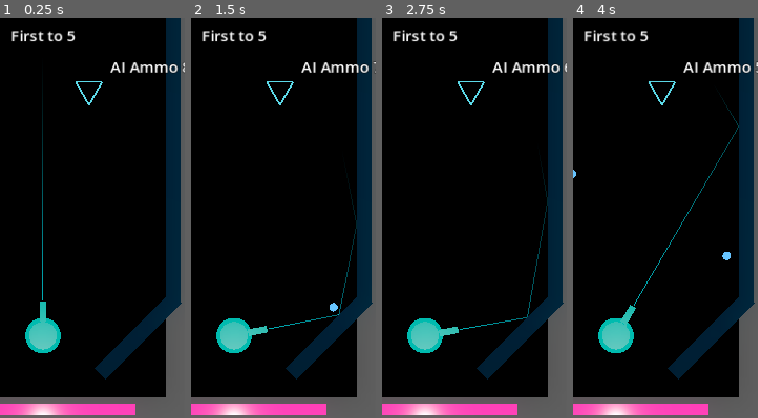
Above: before the commit, frames 1-4 (left to right).
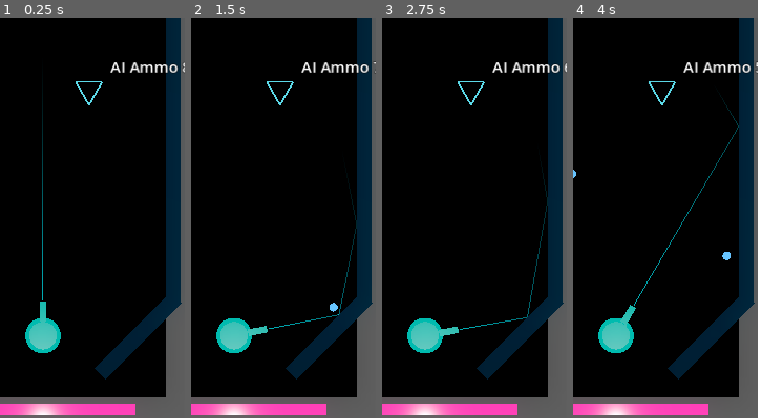
Above: after the commit, the same moments.

Repository: mchambers-mojang/sweet-vinegar-games
Game: Godot game, scene res://carom/scenes/carom_arena.tscn
The game is run twice, just before and just after one commit, with the same random seed, the same clock (stepped at 60 frames per second) and the same inputs. This scene is started directly instead of the project's main scene.
Inputs (mouse positions are % of the whole screen's width and height, from its top left):
- Up to frame 1 (0.25 s): no input
- Up to frame 2 (1.5 s): tap Enter (ui_accept) at 0.5, 0.77 s; move the mouse to (72, 45) at 0.52 s; hold Right (ui_right) 0.53-1.25 s; hold Shift 0.53-1.25 s; click (72, 45) at 0.67 s; drag from (30, 55) to (45, 70) at 1.27 s
- Up to frame 3 (2.75 s): move the mouse to (60, 28) at 2.02 s; hold Right (ui_right) from 2.03 s (still down); tap Ctrl at 2.1 s
- Up to frame 4 (4 s): release Right (ui_right) at 2.75 s; drag from (45, 70) to (20, 35) at 2.77 s; move the mouse to (80, 65) at 3.52 s; hold Left (ui_left) from 3.53 s (still down); tap C at 3.6 s; tap Enter (ui_accept) at 3.77 s
The pictures show only the part of the screen within x 38-88%, y 49-99%; the shares and areas given below are measured in that part.

The runs differ from the first frame. In frame 1, 0.5% of the frame differs, in the area x 5-42%, y 3-6%; in frame 2, 0.5%; in frame 3, 0.5%; in frame 4, 0.5%.

Commit message:
Remove status text from Carom HUD — scores-only display
Co-authored-by: Copilot <223556219+Copilot@users.noreply.github.com>

Diff:
--- a/carom/scripts/carom_match_controller.gd
+++ b/carom/scripts/carom_match_controller.gd
@@ -68,7 +68,7 @@
 	setup.ai_turret.set_active(true)
 
 	var diff_name := CaromAIDifficulty.get_preset(state.difficulty).difficulty_name
-	hud.update_status("First to %d" % score_limit)
+	hud.update_status("")
 	_update_ammo_display()
 
 
@@ -86,10 +86,6 @@
 	var scorer := "player" if scoring_side == &"north" else "ai"
 	var result := state.on_goal_scored(scorer)
 
-	if result.scorer == "player":
-		hud.update_status("Player scores!")
-	else:
-		hud.update_status("AI scores!")
 	hud.update_scores(state.player_score, state.ai_score)
 	_update_ammo_display()
 
